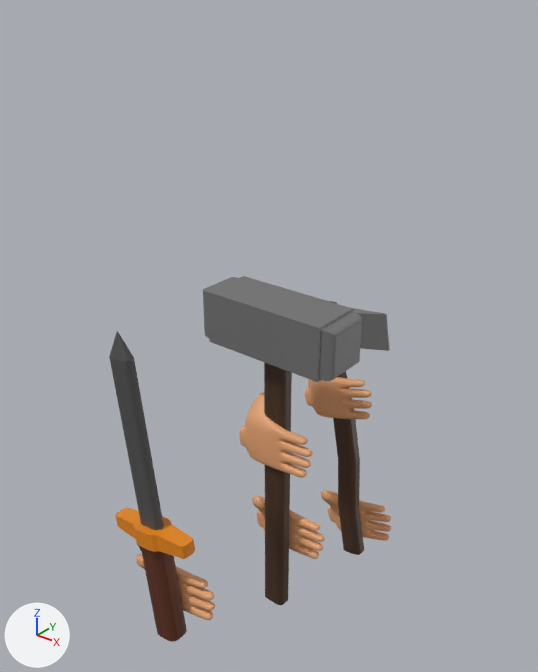
The Blender file Модели для игры - Models for the game/Оружие - Weapons/Weapons.blend: old version first, new version second.
The view is the same before and after, from a 50 mm camera at (3.78, -3.21, 5.88) aimed at (-0.23, 1.8, 2.78). Every picture has the same lights, and +X, +Y and +Z are marked at lower left.
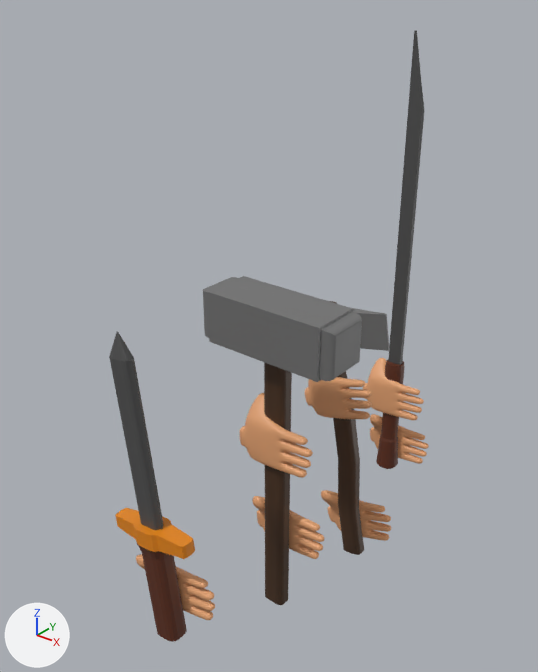
What changed in the scene script:
```text
Add me_cube_005:
    me_cube_005.from_pydata(...)  # 12 vertices, 10 faces; spans x -1.0..1.0, y -0.22..1.29, z -1.0..1.0
    me_cube_005.materials.append(mat_material)  # dark grey #505050
Add me_cube_003:
    me_cube_003.from_pydata(...)  # 216 vertices, 194 faces; spans x -1.19..1.19, y -9.5..1.46, z -1.19..1.19
    me_cube_003.materials.append(mat_material_001)  # brown #5e2d18
Add ob_cube_008:
    ob_cube_008 = bpy.data.objects.new('Cube.008', me_cube_009.copy())  # the mesh of ob_cube_005
    ob_cube_008.location = (-0.08, 3.84, 1.24)
    ob_cube_008.rotation_euler = (0.0, -1.658, 0.0)  # degrees (0, -95, 0)
    ob_cube_008.scale = (-0.236, -0.0556, -0.236)
    _m = ob_cube_008.modifiers.new('Subdivision', 'SUBSURF')
    _m.levels = 0
Add ob_cube_007:
    ob_cube_007 = bpy.data.objects.new('Cube.007', me_cube_009.copy())  # the mesh of ob_cube_005
    ob_cube_007.location = (-0.04, 4.04, 0.52)
    ob_cube_007.rotation_euler = (0.0, 1.484, 0.0)  # degrees (0, 85, 0)
    ob_cube_007.scale = (0.236, 0.0556, 0.236)
    _m = ob_cube_007.modifiers.new('Subdivision', 'SUBSURF')
    _m.levels = 0
Add ob_cube:
    ob_cube = bpy.data.objects.new('Cube', me_cube_005)
    ob_cube.location = (0.0, 3.94, 2.07)
    ob_cube.rotation_euler = (1.571, 0.0, -1.571)  # degrees (90, 0, -90)
    ob_cube.scale = (0.0274, 2.56, 0.0799)
Add ob_cube_006:
    ob_cube_006 = bpy.data.objects.new('Cube.006', me_cube_003)
    ob_cube_006.location = (0.0, 3.94, 1.49)
    ob_cube_006.rotation_euler = (1.571, 0.0, -1.571)  # degrees (90, 0, -90)
    ob_cube_006.scale = (0.112, 0.134, 0.112)
```

Changed parts and their boxes (x1, y1, x2, y2) in the pictures (538 x 672 px):
'Cube', added
    after: (388, 30, 424, 365)
'Cube.008', added
    after: (363, 358, 424, 420)
'Cube.006', added (brown)
    after: (376, 360, 405, 469)
'Cube.007', added
    after: (370, 414, 429, 464)
